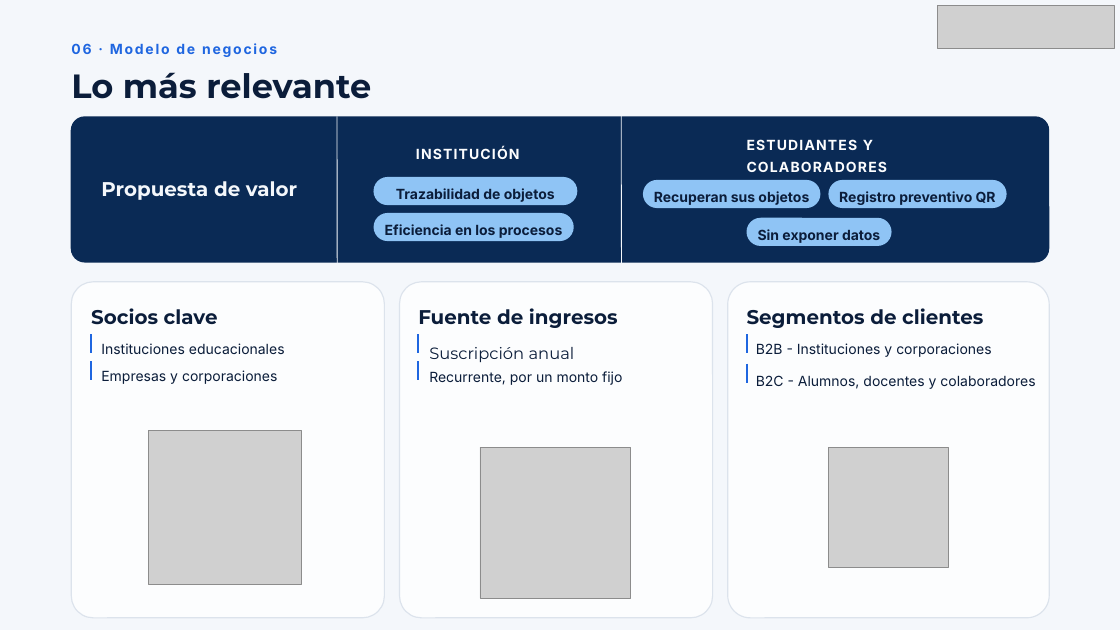
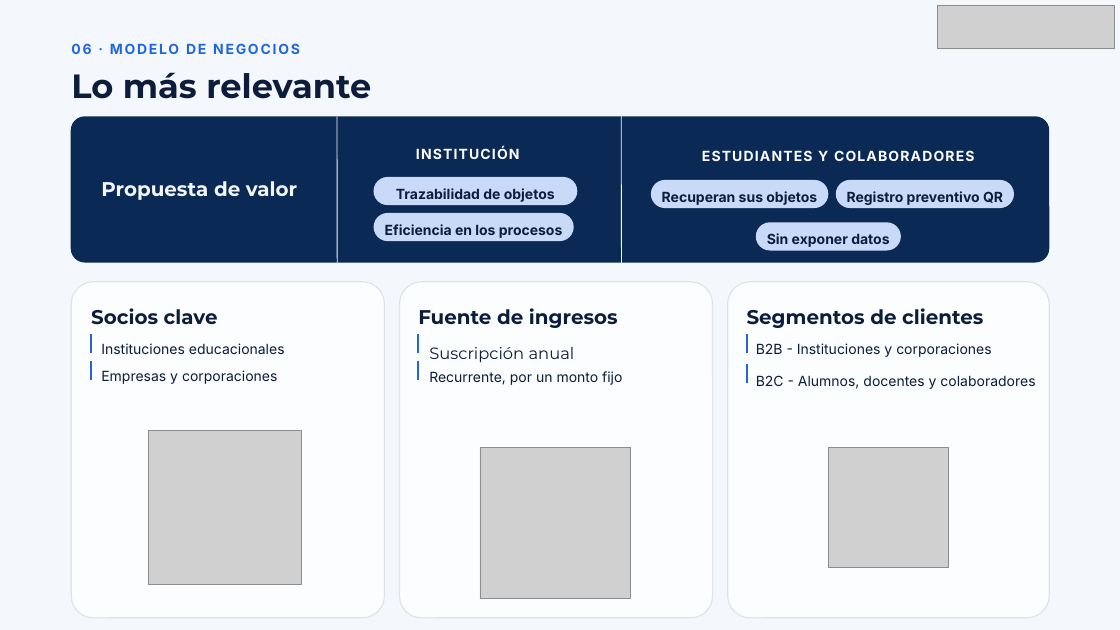
Before and after one commit to RisasDev/Capstone, a slide deck: slide 12 of AV_Aldo_Martinez_004D_BackToMe/Fase 3/Evidencias Grupales/Presentación Final del proyecto (Español).pptx. Drawn at 1120x630 pixels with LibreOffice and Linux fonts; fonts in the diff are those of the drawing; grey boxes stand for pictures. Boxes give left, top, right and bottom in pixels: in the first picture for what was removed or moved away, otherwise in the second. Text is boxed around its words. In the diff, an @@ line names an element or a change of style, - is before the commit and + after.

```diff
--- a/AV_Aldo_Martinez_004D_BackToMe/Fase 3/Evidencias Grupales/Presentación Final del proyecto (Español).pptx
+++ b/AV_Aldo_Martinez_004D_BackToMe/Fase 3/Evidencias Grupales/Presentación Final del proyecto (Español).pptx
@@ text at (71, 43, 277, 57): text changed @@
-06 · Modelo de negocios
+06 · MODELO DE NEGOCIOS
@@ text "ESTUDIANTES Y COLABORADORES" rewrapped from (747, 139, 888, 172) to (702, 150, 975, 161) @@
@@ rounded rectangle "Recuperan sus objetos": place and size @@
-rounded rectangle "Recuperan sus objetos" at (643, 180, 820, 208)
+rounded rectangle "Recuperan sus objetos" at (651, 180, 828, 208)
@@ rounded rectangle "Registro preventivo QR": place and size @@
-rounded rectangle "Registro preventivo QR" at (828, 180, 1007, 208)
+rounded rectangle "Registro preventivo QR" at (836, 180, 1014, 208)
@@ fill #8FC4F5 to #C9DAF8 in 5 elements at (374, 177, 578, 206), (374, 213, 574, 241), (836, 180, 1014, 208), (651, 180, 828, 208), (756, 223, 902, 251) @@
@@ rounded rectangle "Sin exponer datos": place and size @@
-rounded rectangle "Sin exponer datos" at (747, 218, 892, 246)
+rounded rectangle "Sin exponer datos" at (756, 223, 902, 251)
```
Also in this commit, not shown: 7 other slides changed.
